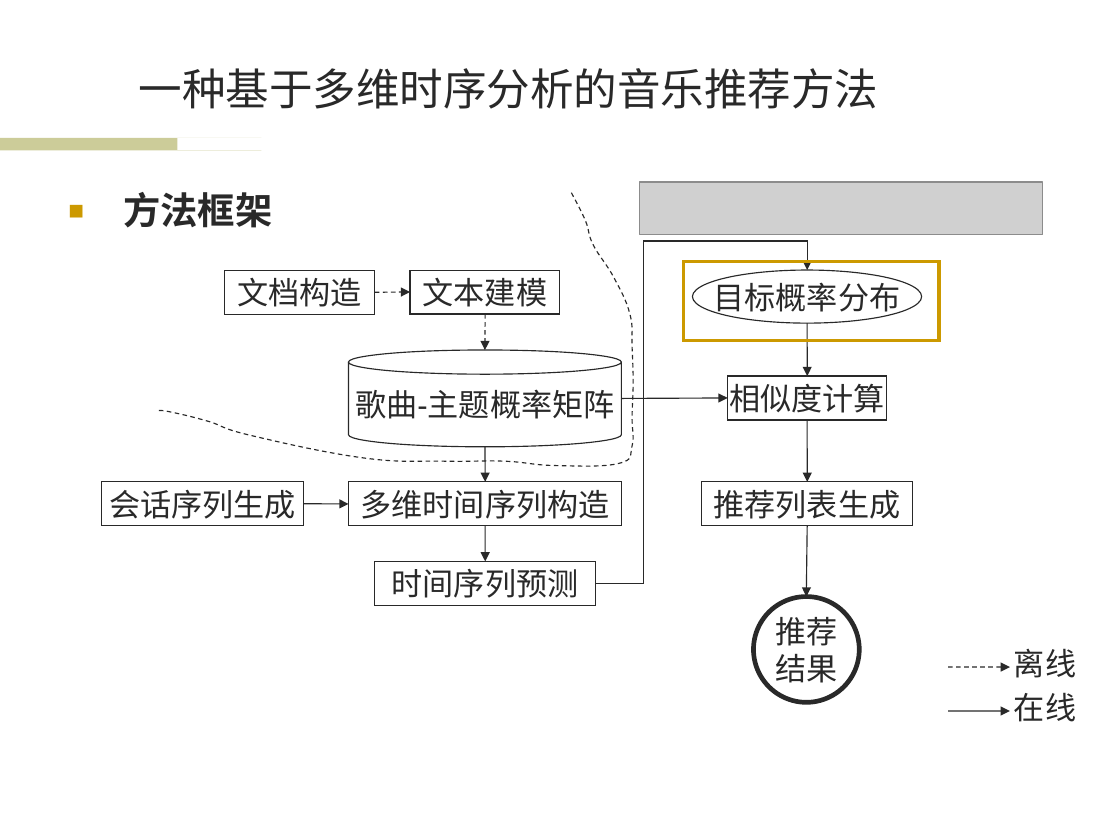
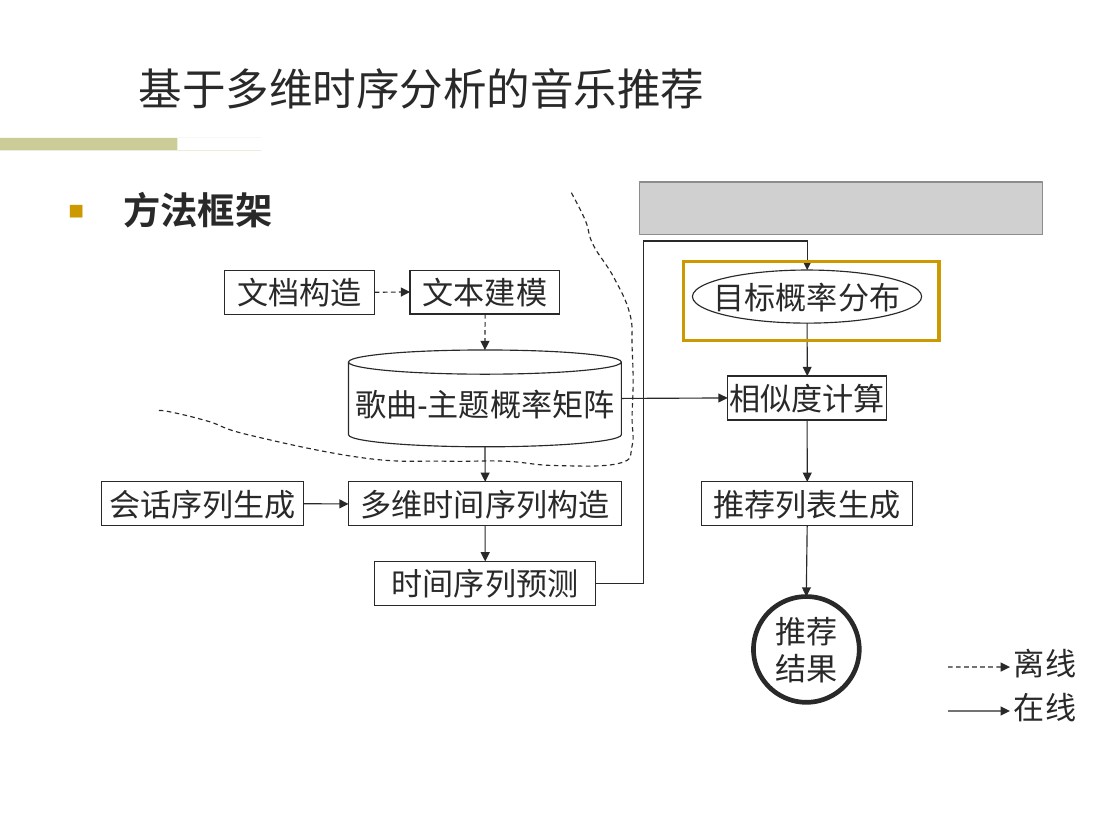
Before and after one commit to wwssttt/NJUThesis, a slide deck: slide 8 of ppt/一种基于时间序列分析的个性化音乐推荐系统及其实现.ppt. Drawn at 1120x840 pixels with LibreOffice and Linux fonts; fonts in the diff are those of the drawing; grey boxes stand for pictures; background and template pictures are left out. Boxes give left, top, right and bottom in pixels: in the first picture for what was removed or moved away, otherwise in the second. Text is boxed around its words. In the diff, an @@ line names an element or a change of style, - is before the commit and + after.

```diff
--- a/ppt/一种基于时间序列分析的个性化音乐推荐系统及其实现.ppt
+++ b/ppt/一种基于时间序列分析的个性化音乐推荐系统及其实现.ppt
@@ title at [139, 68, 704, 109]: text changed @@
-一种基于多维时序分析的音乐推荐方法
+基于多维时序分析的音乐推荐
```
Also in this commit, not shown: 11 other slides changed.
